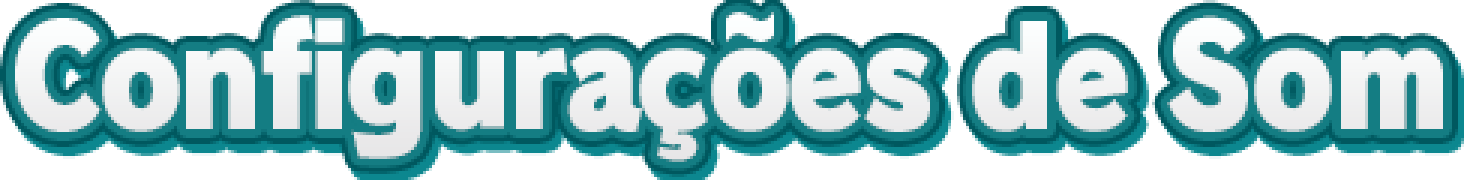
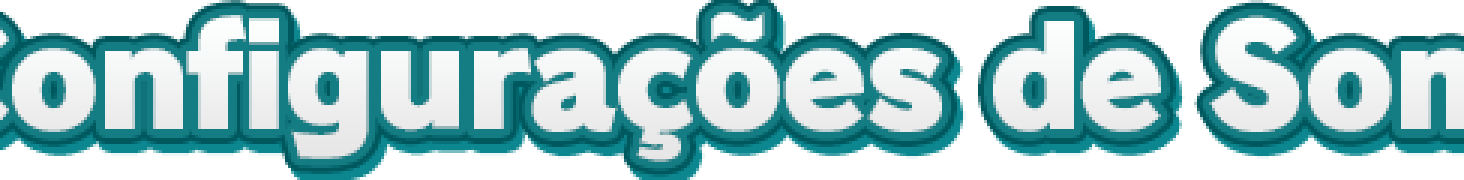
Revision of a layered 1464x180 image; what changed, layer by layer:
hid "Configurações de Som copiar" over [15, 12, 1443, 162]
showed "Configurações de Som" over [0, 12, 1464, 162]
